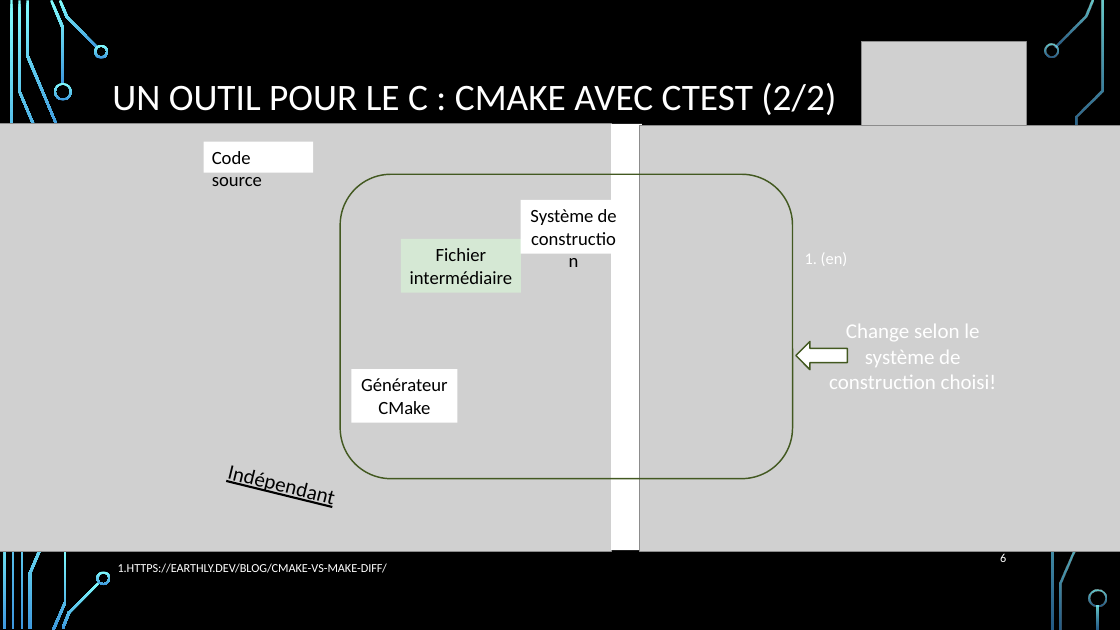
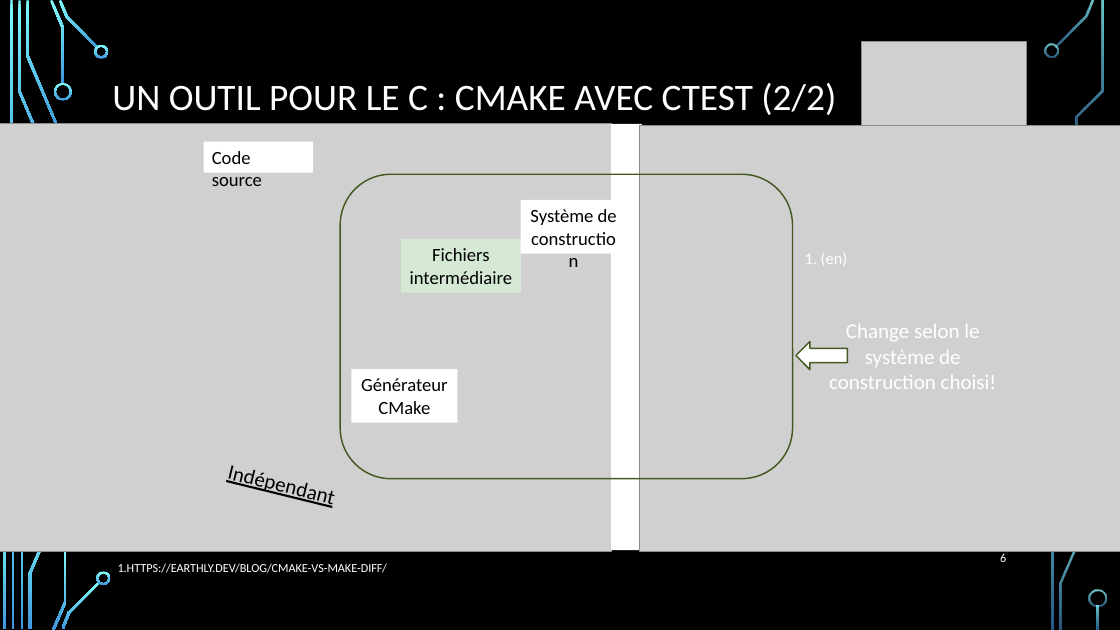
Before and after one commit to 0fil0/presentation-CMake-CTest, a slide deck: slide 6 of CMake, Ctest et les systèmes de construction.pptx. Drawn at 1120x630 pixels with LibreOffice and Linux fonts; fonts in the diff are those of the drawing; grey boxes stand for pictures; background and template pictures are left out. Boxes give left, top, right and bottom in pixels: in the first picture for what was removed or moved away, otherwise in the second. Text is boxed around its words. In the diff, an @@ line names an element or a change of style, - is before the commit and + after.

```diff
--- a/CMake, Ctest et les systèmes de construction.pptx
+++ b/CMake, Ctest et les systèmes de construction.pptx
@@ text in rectangle at [410,248,512,284]: text changed @@
-Fichier intermédiaire
+Fichiers intermédiaire
```
Also in this commit, not shown: 4 other slides changed, 9 slides added, 1 slide removed, 12 other files.
